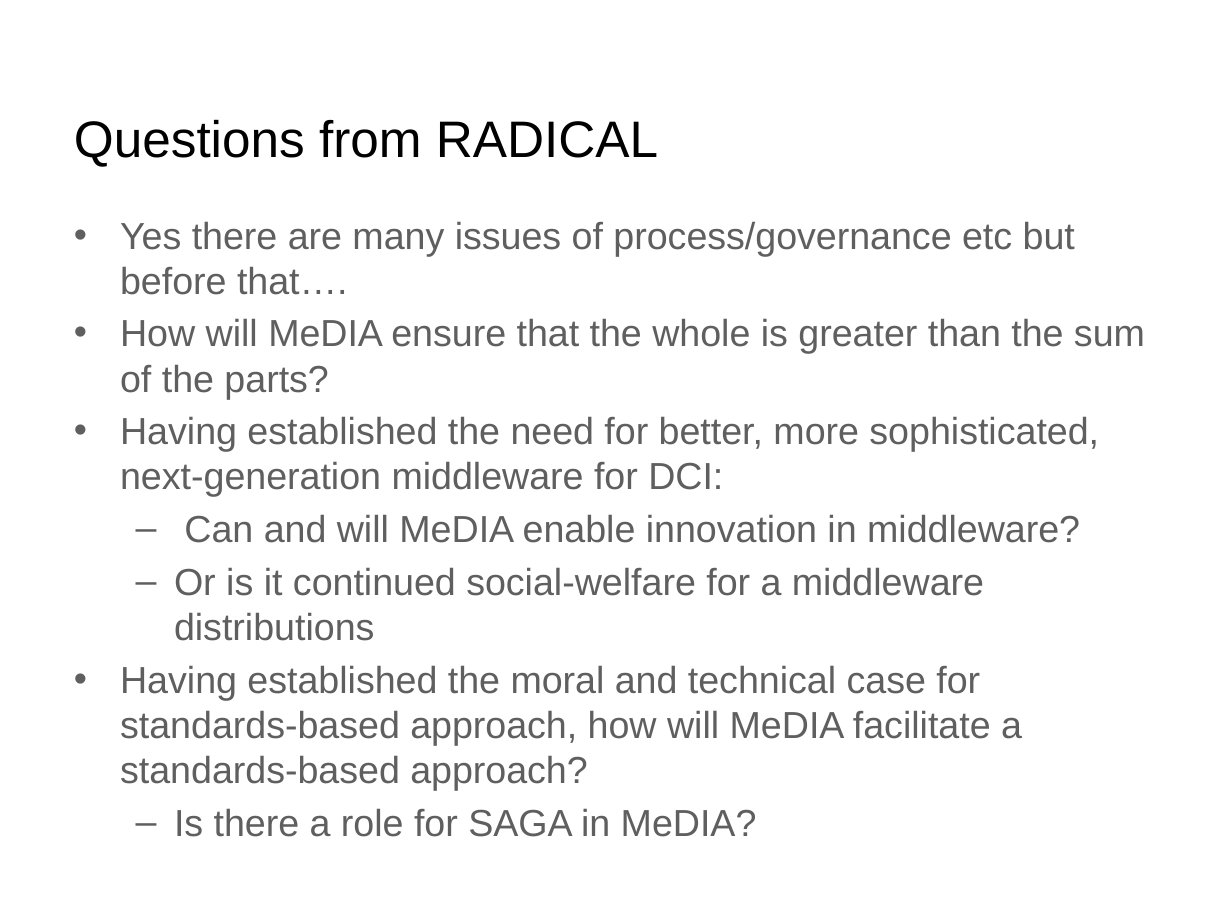
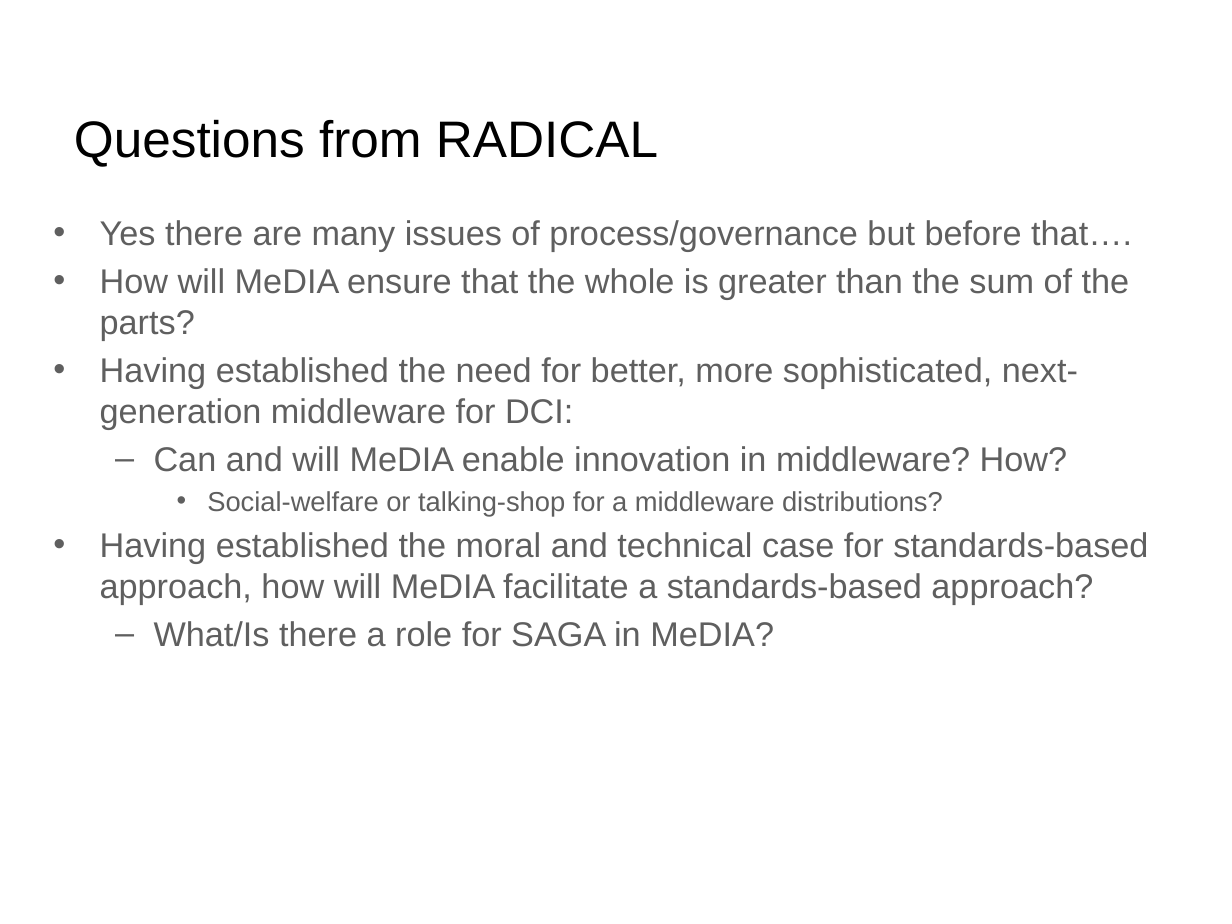
Before and after one commit to saga-project/presentations, a slide deck: slide 7 of radical-media.v0.1.pptx. Drawn at 1232x924 pixels with LibreOffice and Linux fonts; fonts in the diff are those of the drawing; background and template pictures are left out. Boxes give left, top, right and bottom in pixels: in the first picture for what was removed or moved away, otherwise in the second. Text is boxed around its words. In the diff, an @@ line names an element or a change of style, - is before the commit and + after.

Commit message:
minor tweaks

```diff
--- a/radical-media.v0.1.pptx
+++ b/radical-media.v0.1.pptx
@@ text "Yes there are many issues ...": place and size @@
-text "Yes there are many issues ..." at bbox=[120, 221, 1145, 837]
+text "Yes there are many issues ..." at bbox=[100, 220, 1148, 647]
@@ text at bbox=[100, 220, 1132, 252]: text changed; size 22 to 20 pt @@
-• Yes there are many issues of process/governance etc but before that….
+• Yes there are many issues of process/governance but before that….
@@ text at bbox=[100, 268, 1148, 605]: size 22 to 20 pt in "How will MeDIA ensure that the whole ...", "Having established the need for better, more ...", "Having established the moral and technical case ..." @@
@@ text at bbox=[154, 446, 1068, 517]: text changed; size 22 to 16 pt @@
-  – Can and will MeDIA enable innovation in middleware?
-  – Or is it continued social-welfare for a middleware distributions
+  – Can and will MeDIA enable innovation in middleware? How?
+    • Social-welfare or talking-shop for a middleware distributions?
@@ text at bbox=[154, 621, 774, 647]: text changed; size 22 to 20 pt @@
-  – Is there a role for SAGA in MeDIA?
+  – What/Is there a role for SAGA in MeDIA?
```
Also in this commit, not shown: 1 other slide changed.
